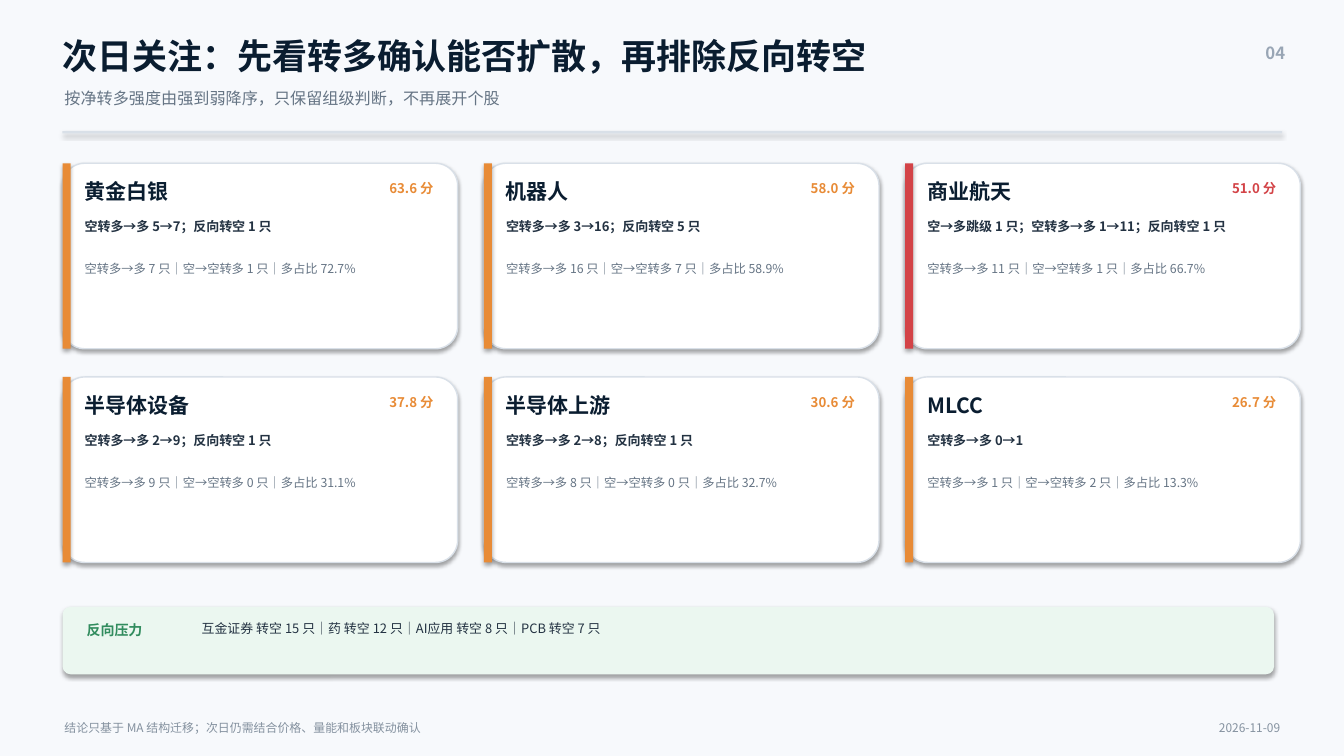
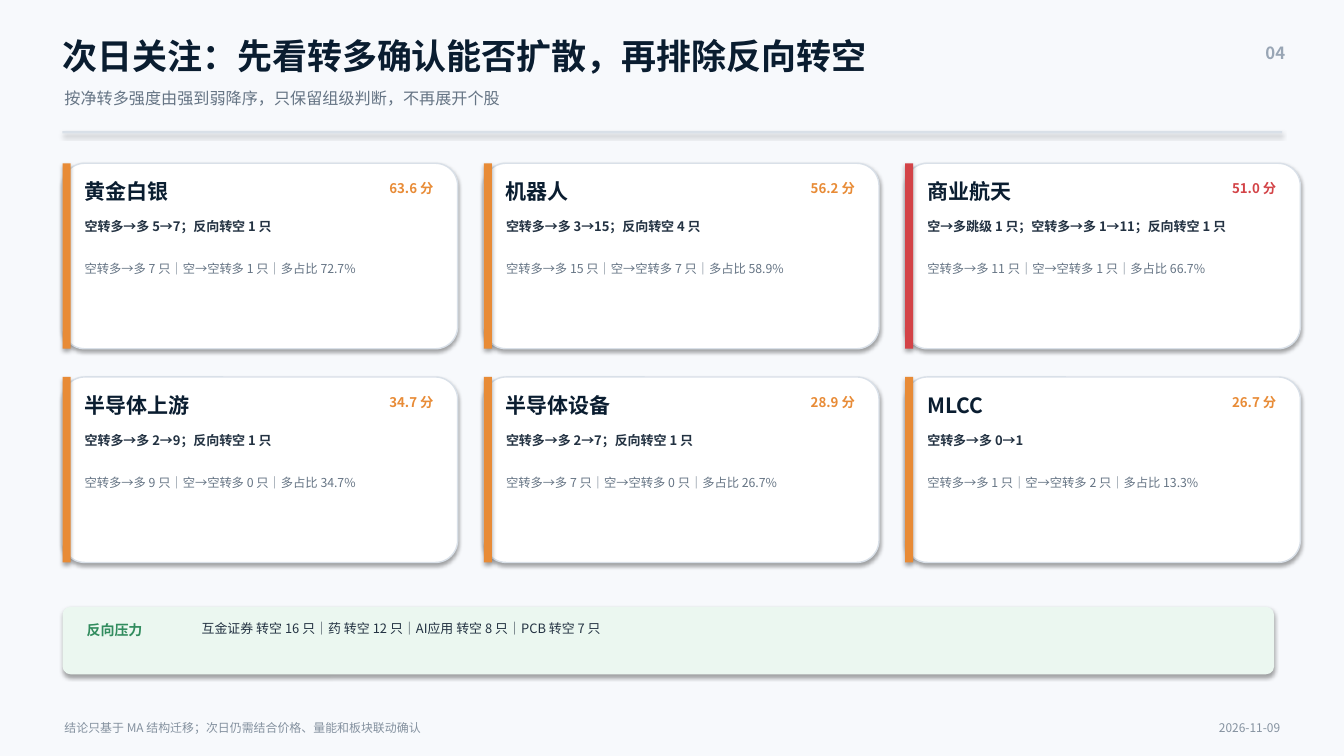
Before and after one commit to nancybhc/a-share-blast-lab, a slide deck: slide 4 of assets/多空阶段简报_2026-11-09.pptx. Drawn at 1344x756 pixels with LibreOffice and Linux fonts; fonts in the diff are those of the drawing. Boxes give left, top, right and bottom in pixels: in the first picture for what was removed or moved away, otherwise in the second. Text is boxed around its words. In the diff, an @@ line names an element or a change of style, - is before the commit and + after.

```diff
--- a/assets/多空阶段简报_2026-11-09.pptx
+++ b/assets/多空阶段简报_2026-11-09.pptx
@@ text at (811, 182, 855, 194): text changed @@
-58.0 分
+56.2 分
@@ text at (506, 220, 701, 233): text changed @@
-空转多→多 3→16；反向转空 5 只
+空转多→多 3→15；反向转空 4 只
@@ text at (506, 262, 784, 274): text changed @@
-空转多→多 16 只｜空→空转多 7 只｜多占比 58.9%
+空转多→多 15 只｜空→空转多 7 只｜多占比 58.9%
@@ text at (85, 395, 190, 415): text changed @@
-半导体设备
+半导体上游
@@ text at (389, 396, 433, 408): text changed @@
-37.8 分
+34.7 分
@@ text at (506, 395, 611, 415): text changed @@
-半导体上游
+半导体设备
@@ text at (811, 396, 855, 408): text changed @@
-30.6 分
+28.9 分
@@ text at (506, 434, 693, 447): text changed @@
-空转多→多 2→8；反向转空 1 只
+空转多→多 2→7；反向转空 1 只
@@ text at (85, 476, 356, 488): text changed @@
-空转多→多 9 只｜空→空转多 0 只｜多占比 31.1%
+空转多→多 9 只｜空→空转多 0 只｜多占比 34.7%
@@ text at (506, 476, 777, 488): text changed @@
-空转多→多 8 只｜空→空转多 0 只｜多占比 32.7%
+空转多→多 7 只｜空→空转多 0 只｜多占比 26.7%
@@ text at (202, 622, 601, 635): text changed @@
-互金证券 转空 15 只｜药 转空 12 只｜AI应用 转空 8 只｜PCB 转空 7 只
+互金证券 转空 16 只｜药 转空 12 只｜AI应用 转空 8 只｜PCB 转空 7 只
```
Also in this commit, not shown: 2 other slides changed, 11 other files.
